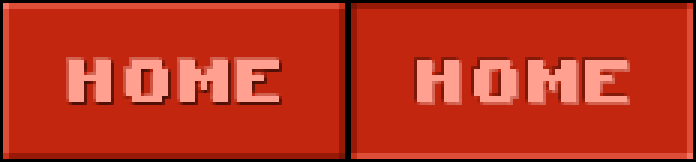
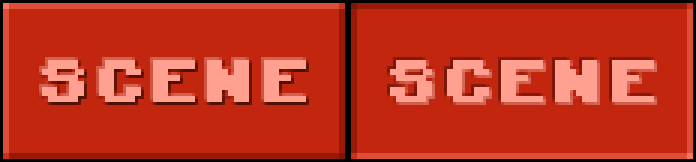
Two versions of the same layered image (696x162). Layer-by-layer changes:
renamed "HOME copy" to "SCENE", painted on it over [42, 60, 306, 102]
renamed "HOME" to "SCENE", painted on it over [390, 60, 654, 102]
